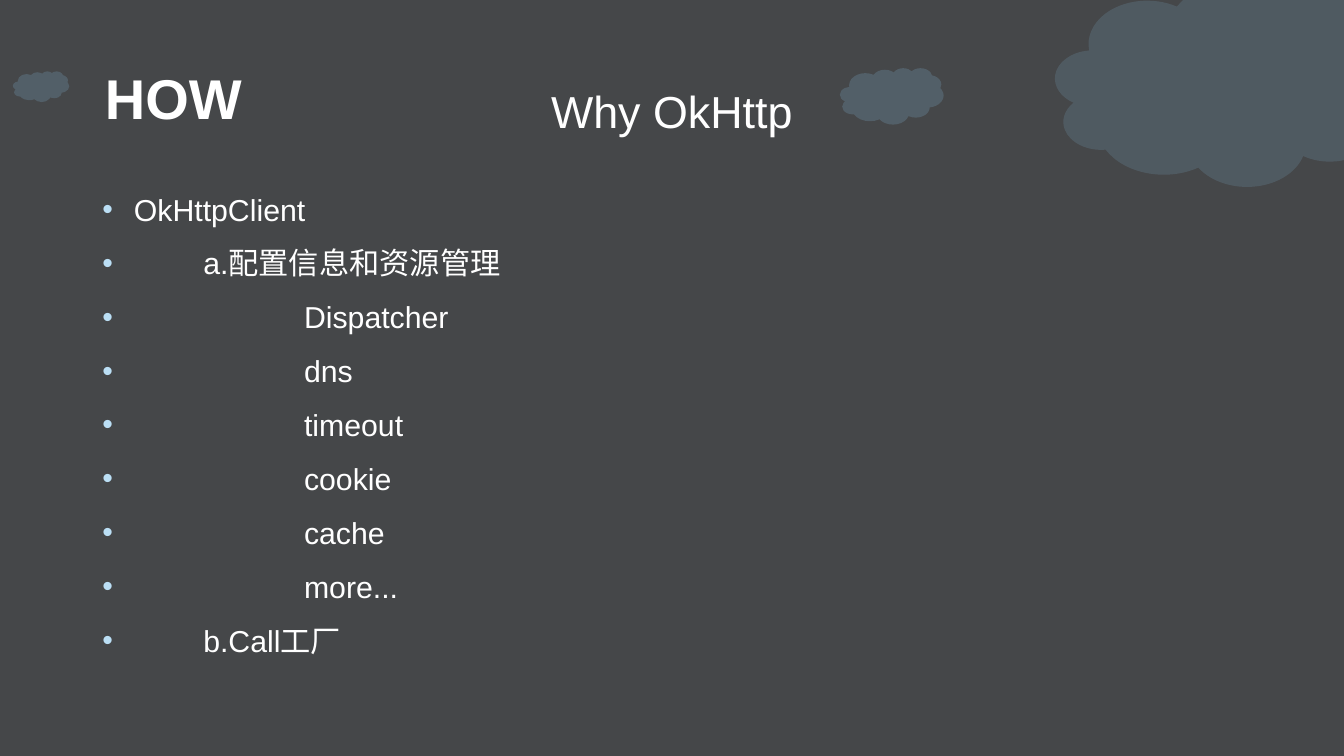
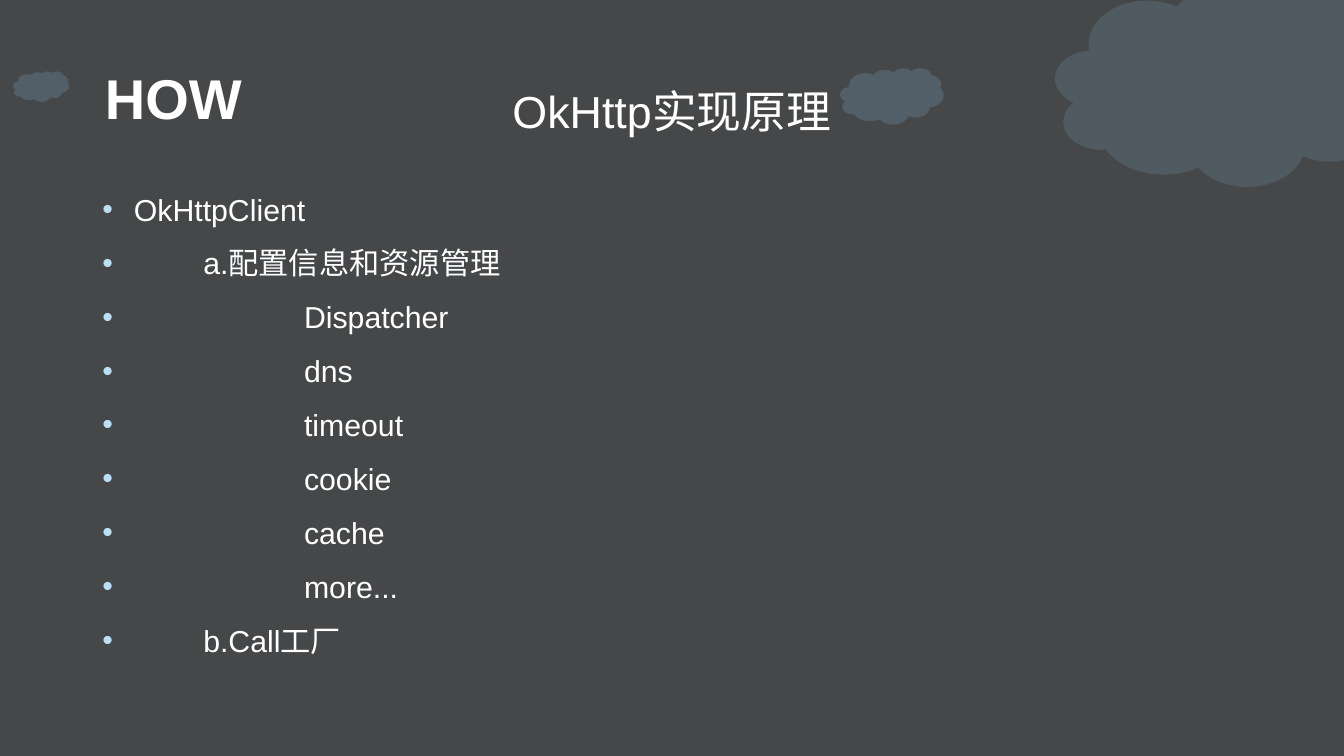
Before and after one commit to daisongsong1991/ppt, a slide deck: slide 22 of net_ppt.pptx. Drawn at 1344x756 pixels with LibreOffice and Linux fonts; fonts in the diff are those of the drawing; background and template pictures are left out. Boxes give left, top, right and bottom in pixels: in the first picture for what was removed or moved away, otherwise in the second. Text is boxed around its words. In the diff, an @@ line names an element or a change of style, - is before the commit and + after.

```diff
--- a/net_ppt.pptx
+++ b/net_ppt.pptx
@@ text at box(512, 93, 831, 137): text changed @@
-Why OkHttp
+OkHttp实现原理
```
Also in this commit, not shown: 5 other slides changed, 1 slide added, 1 slide removed.
